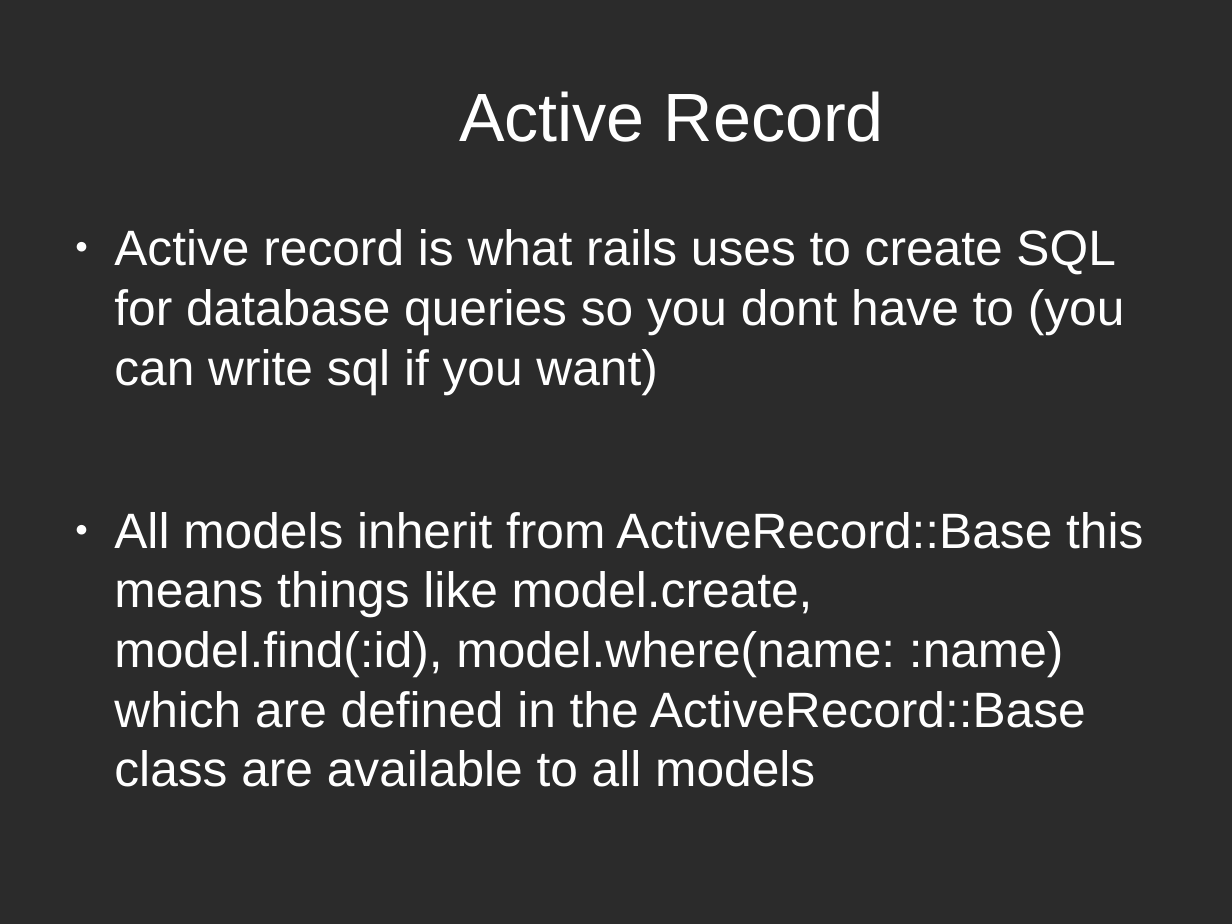
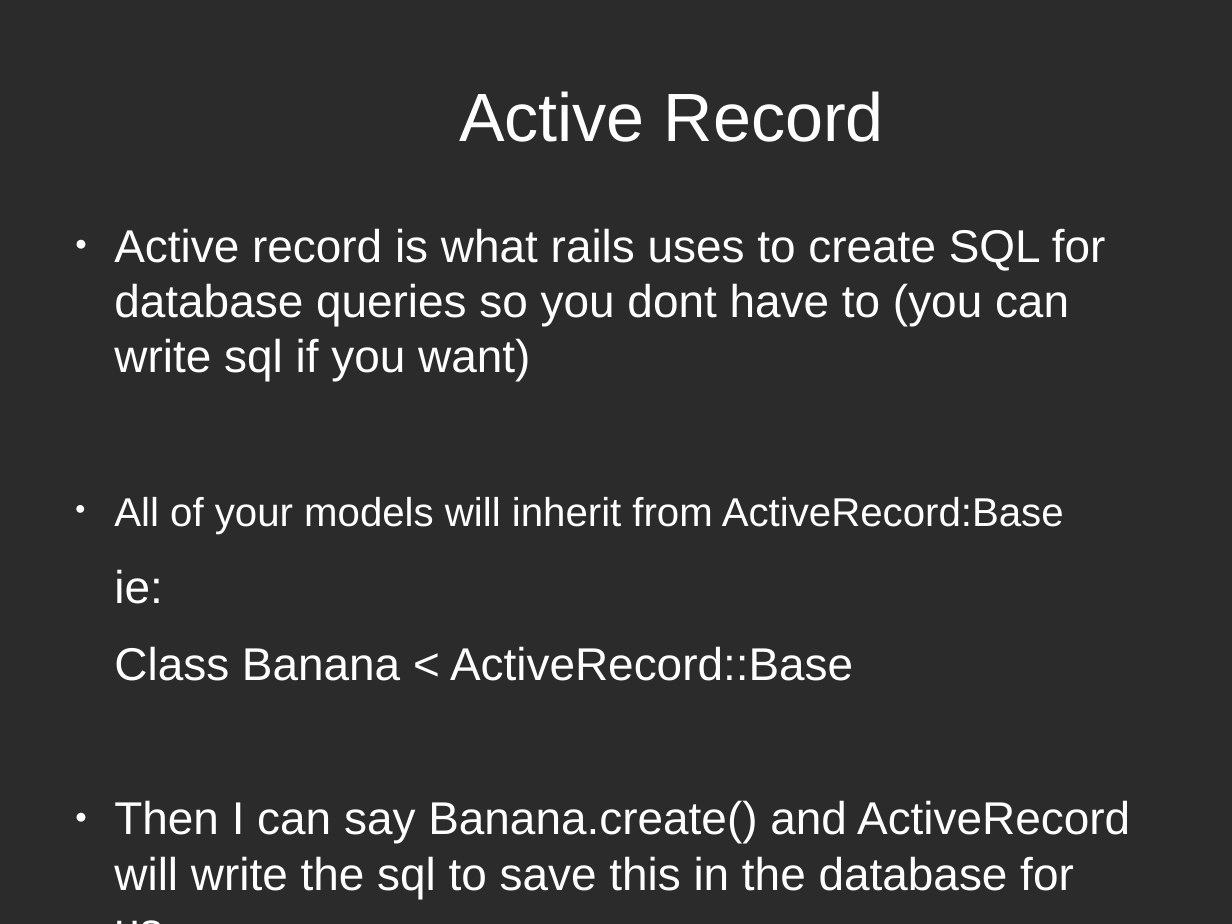
Before and after one commit to Andrew-Max/rails-seminar-materials, a slide deck: slide 13 of try_rails_slides.odp (slide 15 before the commit). Drawn at 1232x924 pixels with LibreOffice and Linux fonts; fonts in the diff are those of the drawing; background and template pictures are left out; a plain dark background stands for a picture behind light text. Boxes give left, top, right and bottom in pixels: in the first picture for what was removed or moved away, otherwise in the second. Text is boxed around its words. In the diff, an @@ line names an element or a change of style, - is before the commit and + after.

```diff
--- a/try_rails_slides.odp
+++ b/try_rails_slides.odp
@@ text at <box>114,228,1106,381</box>: size 32 to 29.6 pt in "Active record is what rails uses to ..." @@
@@ text at <box>114,497,1130,899</box>: text changed; size 32 to 29.6 pt @@
-● All models inherit from ActiveRecord::Base this means things like model.create, model.find(:id), model.where(name: :name) which are defined in the ActiveRecord::Base class are available to all models
+● All of your models will inherit from ActiveRecord:Base
+ie:
+Class Banana < ActiveRecord::Base
+● Then I can say Banana.create() and ActiveRecord will write the sql to save this in the database for us.
```
Also in this commit, not shown: 5 other slides changed, 8 slides added, 9 slides removed.
